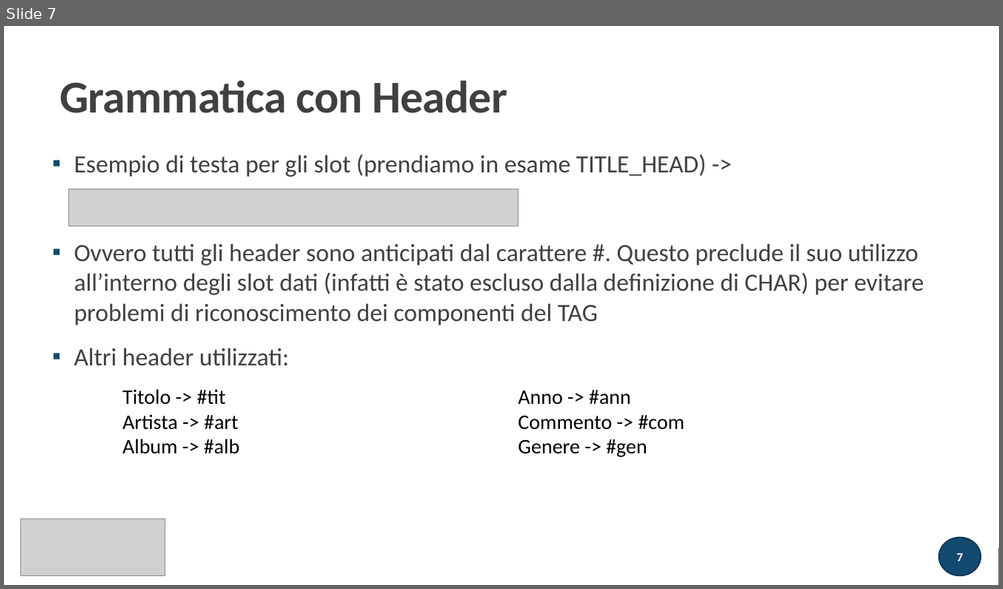
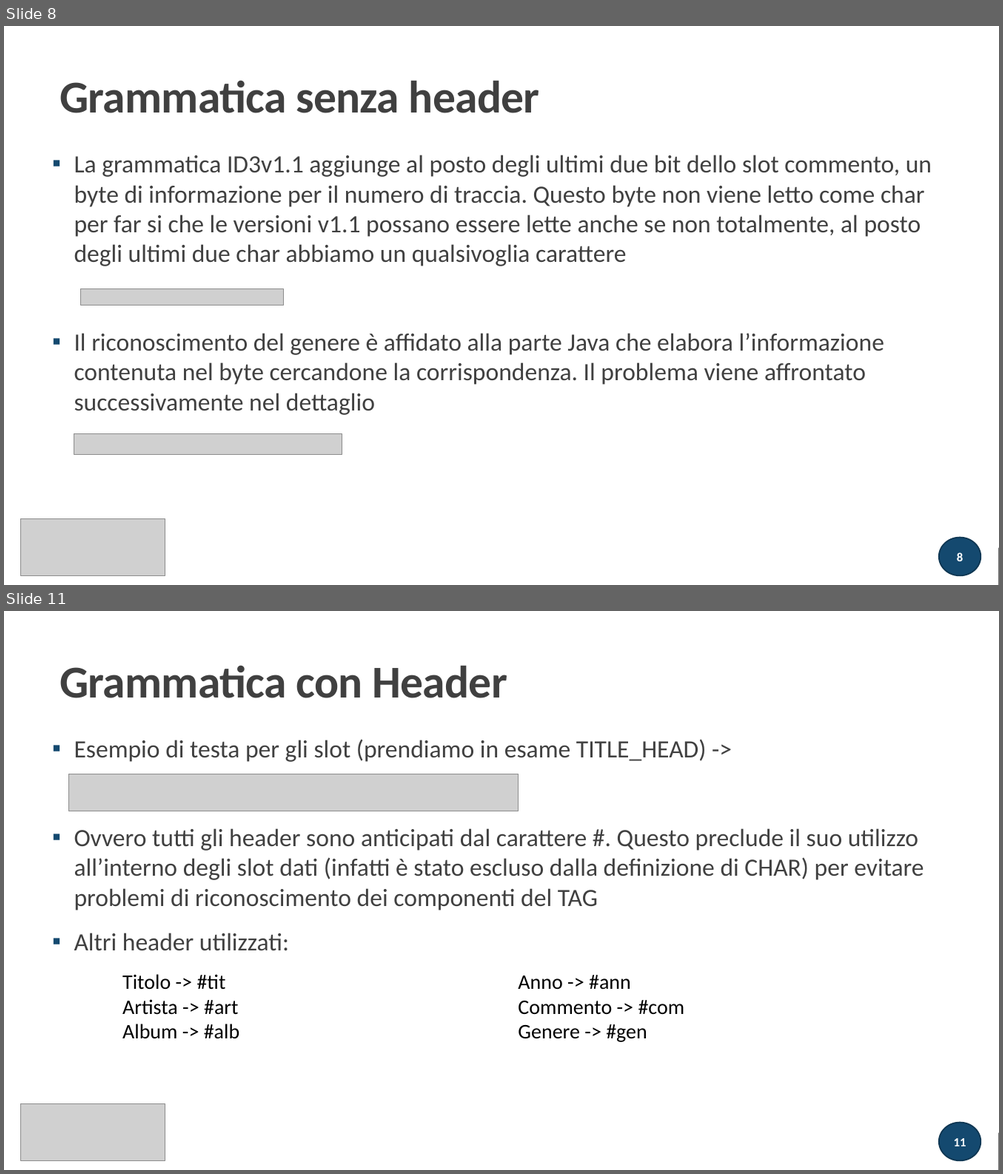
Before and after one commit to atusghen/SimpleID3, a slide deck: presentazione tecnica.pptx. Shown one above the other, each under a label of ours: slide 7 before the commit, slides 8 and 11 after it; the slides between them are not shown. The pictures are 1003x589 and 1003x1174 pixels, drawn with LibreOffice and Linux fonts; fonts in the diff are those of the drawing; grey boxes stand for pictures. Boxes give left, top, right and bottom in pixels: in the first picture for what was removed or moved away, otherwise in the second. Text is boxed around its words. In the diff, an @@ line names an element or a change of style, - is before the commit and + after.

```diff
--- a/presentazione tecnica.pptx
+++ b/presentazione tecnica.pptx
@@ slide 8 added at <box>4,26,999,585</box>, background #FFFFFF; not listed: 1 template element that a slide beside it also shows @@
@@ rectangle added at <box>4,26,999,585</box>, fill #FFFFFF @@
@@ title added at <box>60,80,540,113</box>, 44 pt, text #404040, bold @@
+Grammatica senza header
@@ text added at <box>74,155,931,415</box>, 24 pt, text #404040 @@
+▪ La grammatica ID3v1.1 aggiunge al posto degli ultimi due bit dello slot commento, un byte di informazione per il numero di traccia. Questo byte non viene letto come char per far si che le versioni v1.1 possano essere lette anche se non totalmente, al posto degli ultimi due char abbiamo un qualsivoglia carattere
+▪ Il riconoscimento del genere è affidato alla parte Java che elabora l’informazione contenuta nel byte cercandone la corrispondenza. Il problema viene affrontato successivamente nel dettaglio
@@ line added from (53, 241) to (284, 241), #404040 1 pt @@
@@ rectangle added at <box>53,228,293,266</box>, fill #FFFFFF, outline #FFFFFF 1.25 pt @@
@@ picture added at <box>81,289,284,306</box> @@
@@ picture added at <box>74,435,342,455</box> @@
@@ picture added at <box>21,519,166,577</box> @@
@@ rectangle added at <box>4,548,999,585</box>, fill #262626 @@
@@ page number added at <box>939,538,981,576</box>, fill #14496F, outline #0F3652 1.25 pt, 12 pt, text #FFFFFF, bold @@
+8
@@ what was slide 7 is now slide 11 @@
@@ page number at <box>953,1139,966,1147</box>: text changed @@
-7
+11
```
Also in this commit, not shown: 4 slides changed, 12 other slides added, 4 slides removed, 3 other files.
